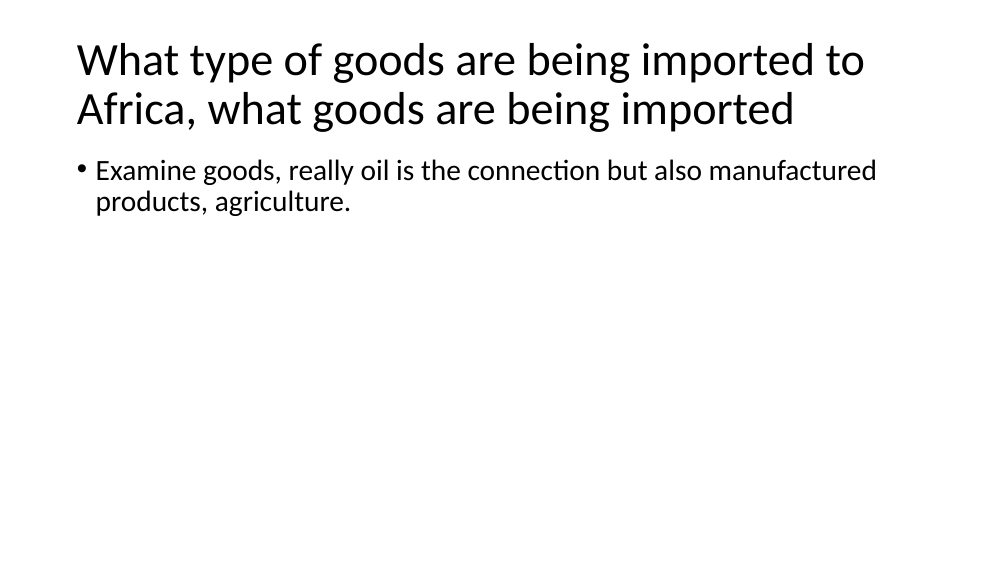
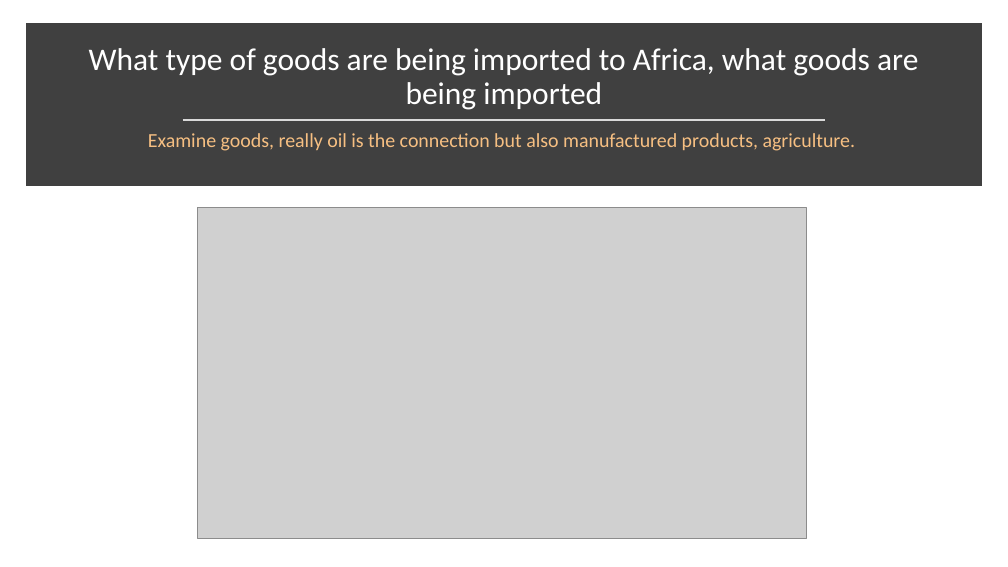
Before and after one commit to elwyn578/cdc2019, a slide deck: slide 3 of ProjectFile/ChinaAfricaTradeRelationship.pptx. Drawn at 1008x567 pixels with LibreOffice and Linux fonts; fonts in the diff are those of the drawing; grey boxes stand for pictures. Boxes give left, top, right and bottom in pixels: in the first picture for what was removed or moved away, otherwise in the second. Text is boxed around its words. In the diff, an @@ line names an element or a change of style, - is before the commit and + after.

```diff
--- a/ProjectFile/ChinaAfricaTradeRelationship.pptx
+++ b/ProjectFile/ChinaAfricaTradeRelationship.pptx
@@ rectangle added at (31, 29, 977, 181), fill #404040, outline #404040 10 pt @@
@@ title "What type of goods are ...": place and size @@
-title "What type of goods are ..." at (77, 43, 865, 132)
+title "What type of goods are ..." at (89, 48, 918, 110)
@@ title "What type of goods are ..." at (89, 48, 918, 110): size 44 to 30 pt, text colour #000000 to #FFFFFF; alignment left to centre; vertical alignment middle to bottom @@
@@ line added from (183, 119) to (826, 119), #D9D9D9 1.75 pt @@
@@ text "Examine goods, really oil is ...": place and size @@
-text "Examine goods, really oil is ..." at (96, 159, 877, 216)
+text "Examine goods, really oil is ..." at (148, 133, 856, 151)
@@ text "Examine goods, really oil is ..." at (148, 133, 856, 151): size 28 to 19 pt, text colour #000000 to #F6BF82; alignment left to centre; bullet • to none @@
@@ picture added at (197, 207, 807, 538) @@
```
Also in this commit, not shown: 5 other files.
